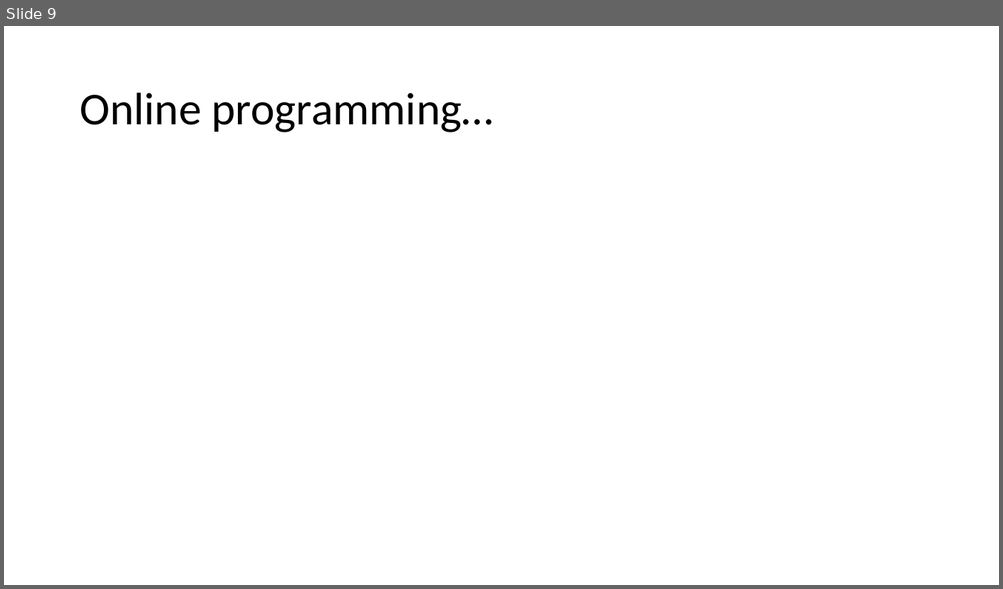
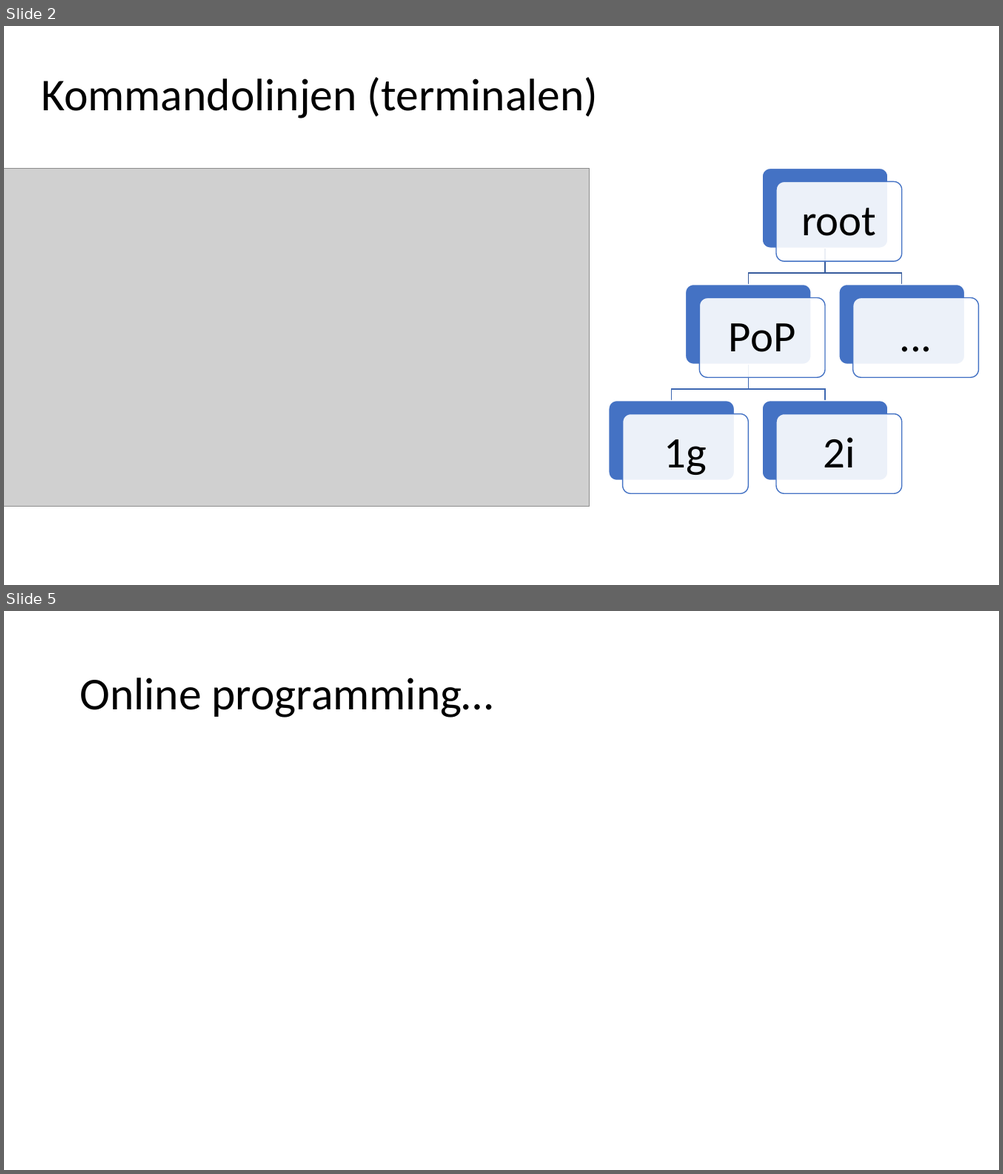
Before and after one commit to fisterloegsovs/pop22, a slide deck: lectures/1.2Scratch/lecture.pptx. Shown one above the other, each under a label of ours: slide 9 before the commit, slides 2 and 5 after it; the slides between them are not shown. The pictures are 1003x589 and 1003x1174 pixels, drawn with LibreOffice and Linux fonts; fonts in the diff are those of the drawing; grey boxes stand for pictures. Boxes give left, top, right and bottom in pixels: in the first picture for what was removed or moved away, otherwise in the second. Text is boxed around its words. In the diff, an @@ line names an element or a change of style, - is before the commit and + after.

```diff
--- a/lectures/1.2Scratch/lecture.pptx
+++ b/lectures/1.2Scratch/lecture.pptx
@@ slide 2 added at [4, 26, 999, 585], background #FFFFFF @@
@@ text added at [41, 77, 598, 118], 44 pt, text #000000 @@
+Kommandolinjen (terminalen)
@@ picture added at [4, 169, 589, 507] @@
@@ group added at [609, 169, 979, 494]: 10 rounded rectangles, 5 texts, 4 freeform shapes @@
+root
+PoP
+1g
+2i
+...
@@ what was slide 9 is now slide 5 @@
```
Also in this commit, not shown: 3 slides changed, 10 other slides added, 5 slides removed, 27 other files.
